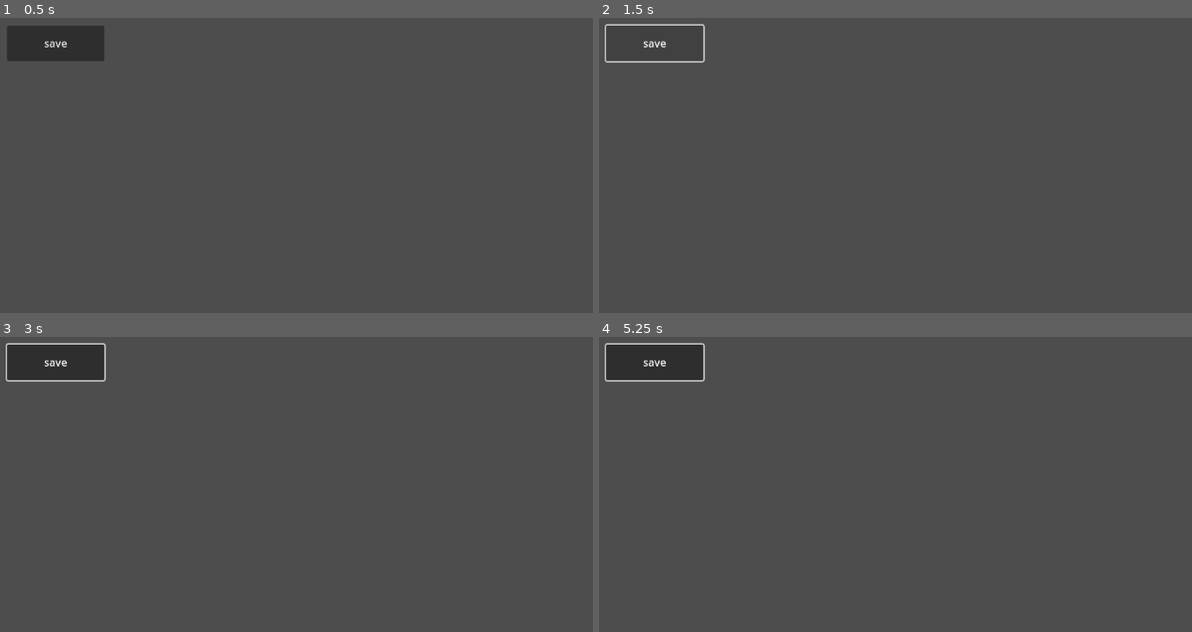
Above: before the commit, frames 1-4 (two rows, left to right).
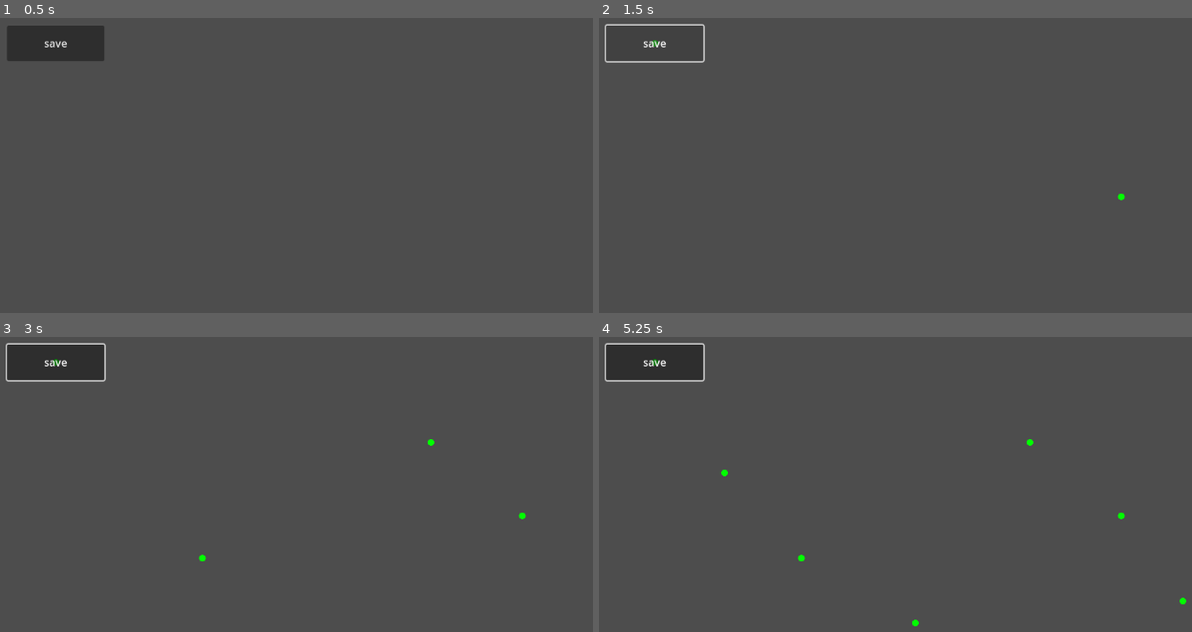
Above: after the commit, the same moments.

Repository: uprun/GRAIL-like
Game: Godot game, scene res://main.tscn
The game is run twice, just before and just after one commit, with the same random seed, the same clock (stepped at 60 frames per second) and the same inputs.
Inputs (mouse positions are in pixels of both pictures, inside the frame that each line leads up to):
- Up to frame 1 (0.5 s): no input
- Up to frame 2 (1.5 s): tap Enter at 0.5 s; move the mouse to (1120, 197) at 0.52 s; click (1120, 197) at 0.67 s; click "save" at 1.25 s
- Up to frame 3 (3 s): move the mouse to (201, 558) at 2.02 s; click (201, 558) at 2.17 s; move the mouse to (432, 443) at 2.77 s; click (432, 443) at 2.92 s
- Up to frame 4 (5.25 s): move the mouse to (913, 623) at 3.52 s; click (913, 623) at 3.67 s; move the mouse to (1180, 602) at 4.27 s; click (1180, 602) at 4.42 s; move the mouse to (723, 472) at 5.02 s; click (723, 472) at 5.17 s

Frame 1 is identical in both runs. In frame 2, less than 0.1% of the frame differs, in the area x 8-89%, y 7-62%; in frame 3, less than 0.1%; in frame 4, 0.2%, in the area x 8-100%, y 7-99%.
Error before the commit: Parse Error: Expected end of statement after variable declaration, found "[" instead. (res://main.gd:22)

Commit message:
2024-12-15--15h41m01s

Diff:
--- a/main.gd
+++ b/main.gd
@@ -19,7 +19,7 @@
 	var Intersecting: bool
 
 class Symbol_Drawn:
-	var Sub_paths: []
+	var Sub_paths: Array
 
 var all_sub_paths = []
 
